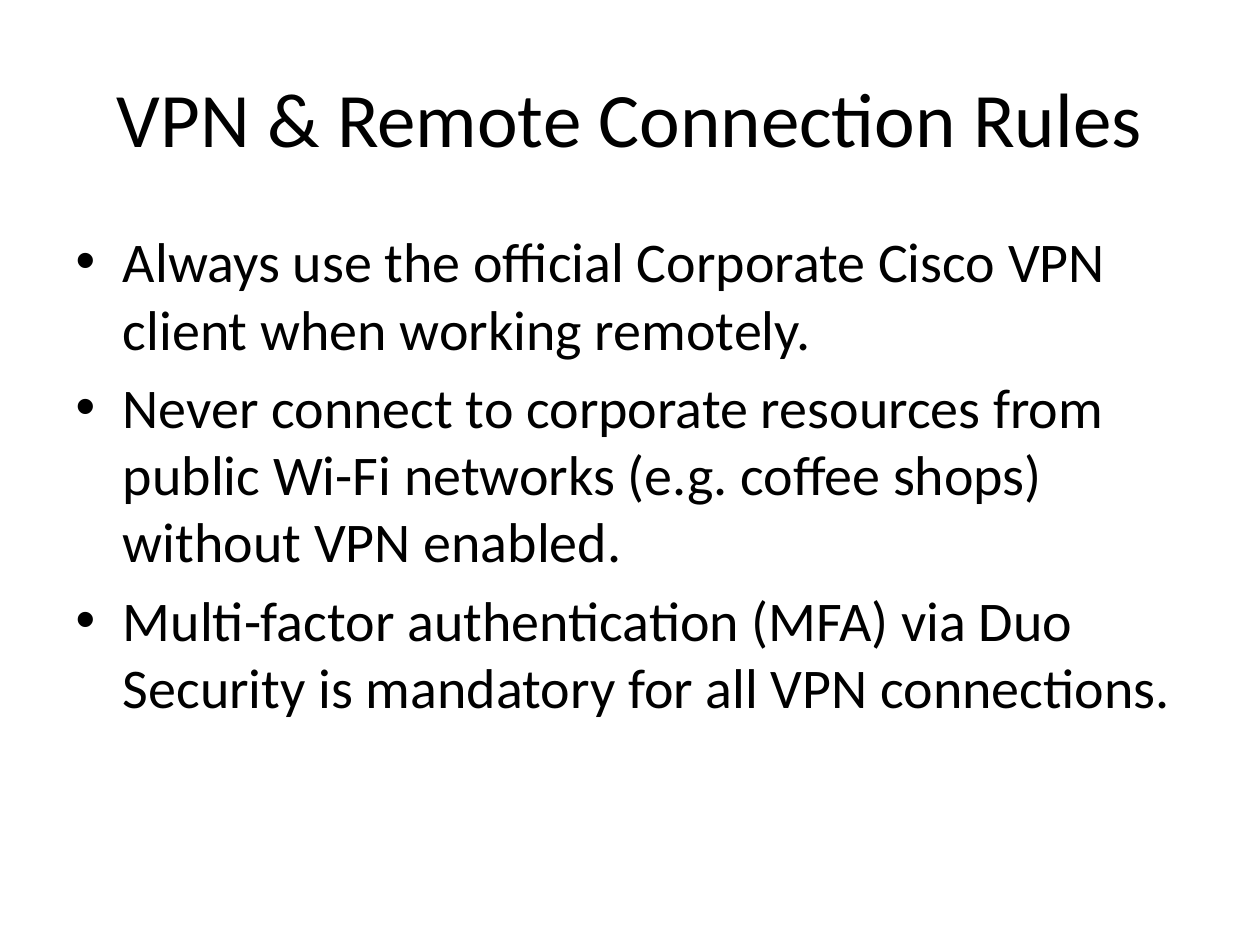
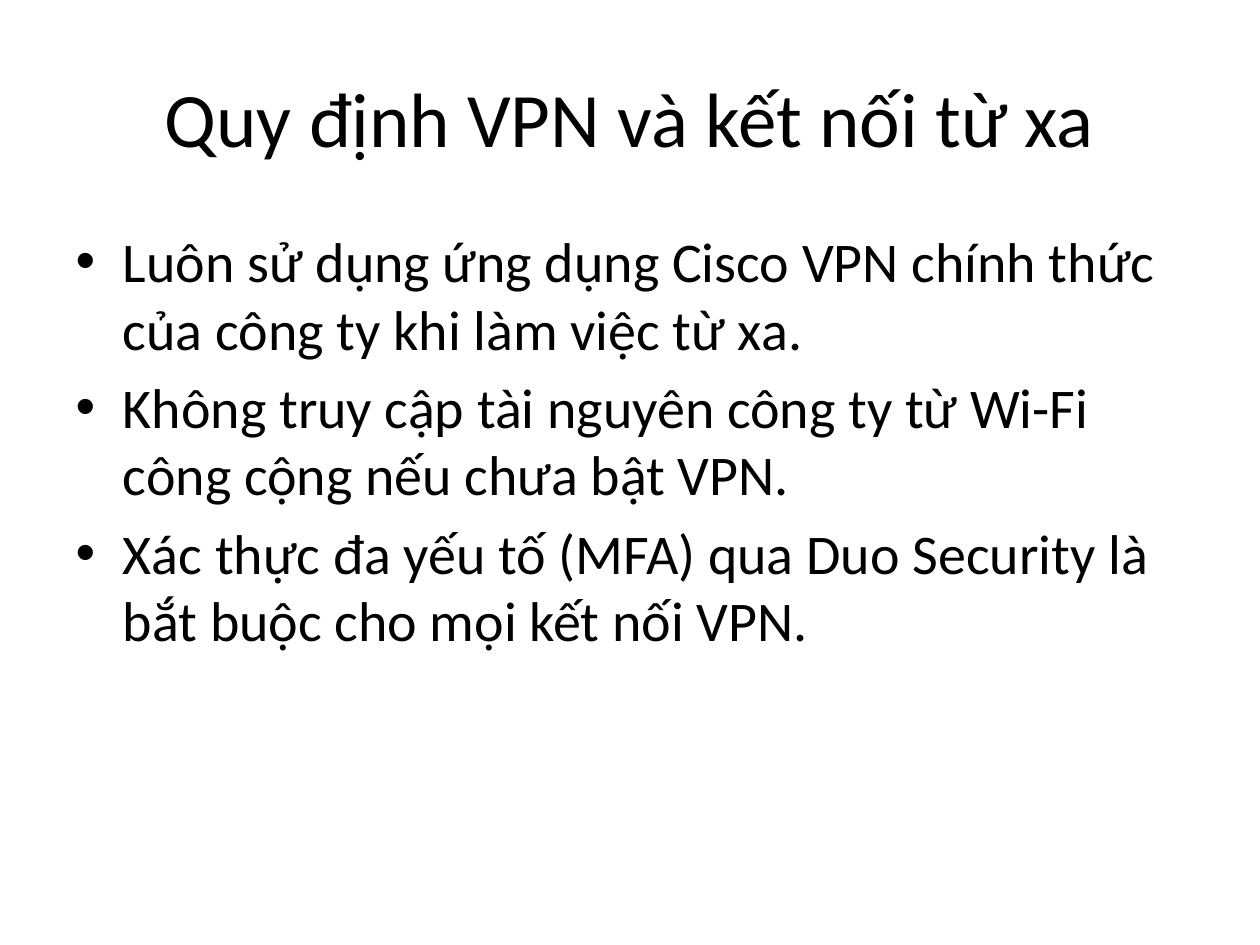
Before and after one commit to nulideManh/enterprise-ai-operations-copilot, a slide deck: slide 2 of sample_documents/it_security_guide.pptx. Drawn at 1260x945 pixels with LibreOffice and Linux fonts; fonts in the diff are those of the drawing. Boxes give left, top, right and bottom in pixels: in the first picture for what was removed or moved away, otherwise in the second. Text is boxed around its words. In the diff, an @@ line names an element or a change of style, - is before the commit and + after.

```diff
--- a/sample_documents/it_security_guide.pptx
+++ b/sample_documents/it_security_guide.pptx
@@ title at box(165, 89, 1094, 160): text changed @@
-VPN & Remote Connection Rules
+Quy định VPN và kết nối từ xa
@@ text at box(123, 242, 1155, 651): text changed @@
-• Always use the official Corporate Cisco VPN client when working remotely.
-• Never connect to corporate resources from public Wi-Fi networks (e.g. coffee shops) without VPN enabled.
-• Multi-factor authentication (MFA) via Duo Security is mandatory for all VPN connections.
+• Luôn sử dụng ứng dụng Cisco VPN chính thức của công ty khi làm việc từ xa.
+• Không truy cập tài nguyên công ty từ Wi-Fi công cộng nếu chưa bật VPN.
+• Xác thực đa yếu tố (MFA) qua Duo Security là bắt buộc cho mọi kết nối VPN.
```
Also in this commit, not shown: 2 slides added, 2 slides removed, 10 other files.
